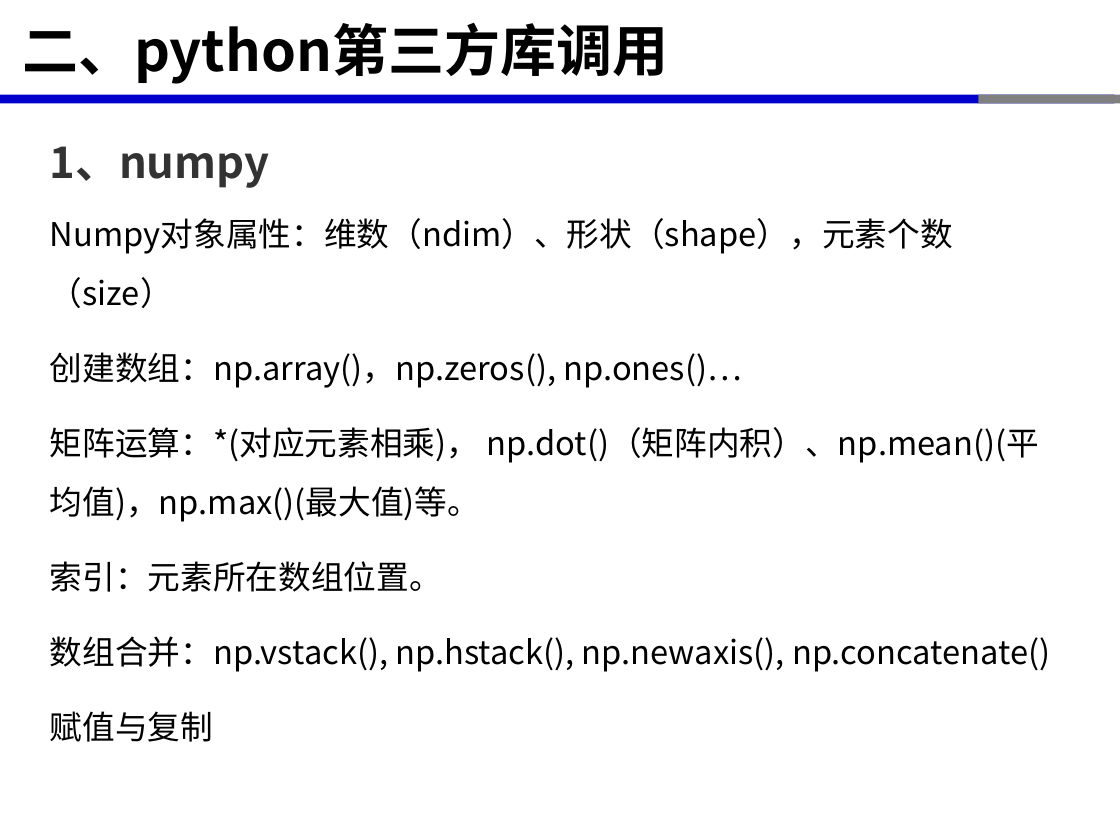
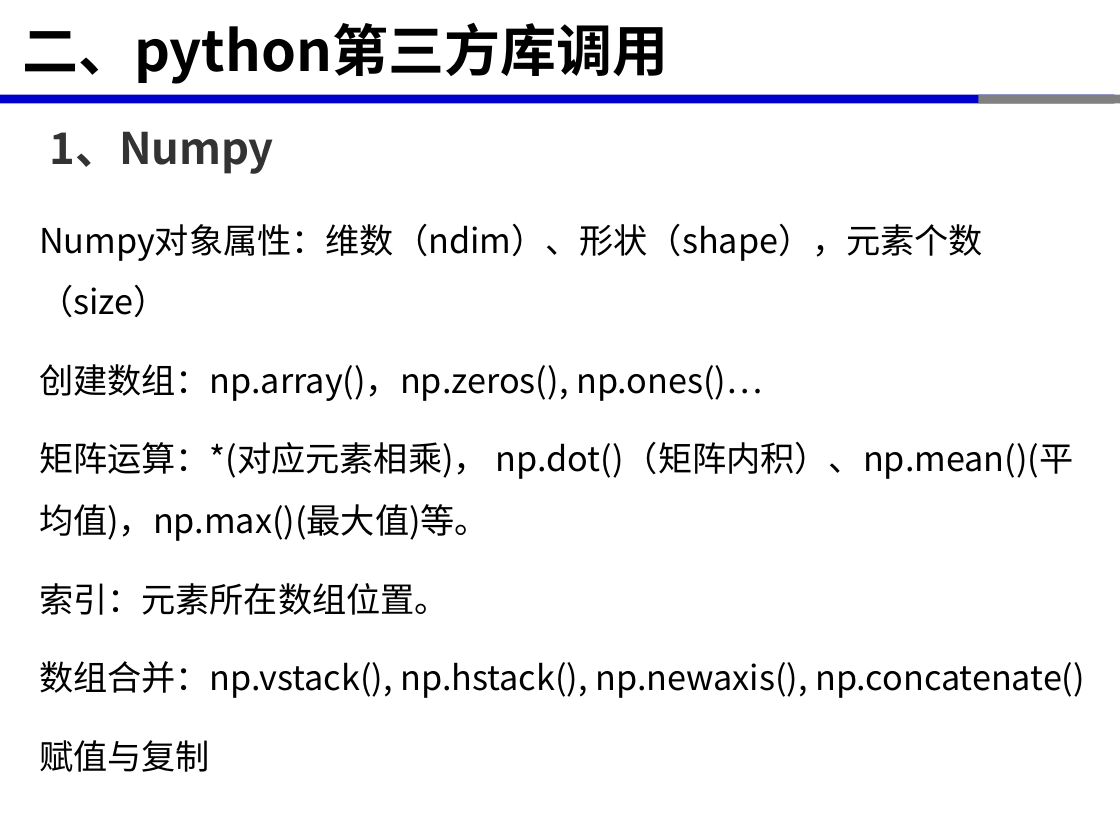
Before and after one commit to xinluo2018/spatial-data-processing, a slide deck: slide 8 of 第2章-Python程序设计基础/第3节-python库调用-2课时.pptx. Drawn at 1120x840 pixels with LibreOffice and Linux fonts; fonts in the diff are those of the drawing. Boxes give left, top, right and bottom in pixels: in the first picture for what was removed or moved away, otherwise in the second. Text is boxed around its words. In the diff, an @@ line names an element or a change of style, - is before the commit and + after.

```diff
--- a/第2章-Python程序设计基础/第3节-python库调用-2课时.pptx
+++ b/第2章-Python程序设计基础/第3节-python库调用-2课时.pptx
@@ text at [50,131,274,174]: text changed @@
-1、numpy
+1、Numpy
@@ text "Numpy对象属性：维数（ndim）、形状（shape），元素个数（size）": place and size @@
-text "Numpy对象属性：维数（ndim）、形状（shape），元素个数（size）" at [50,218,1050,672]
+text "Numpy对象属性：维数（ndim）、形状（shape），元素个数（size）" at [39,224,1085,698]
@@ text "Numpy对象属性：维数（ndim）、形状（shape），元素个数（size）" at [39,224,1085,698]: size 21 to 22 pt @@
```
Also in this commit, not shown: 10 other slides changed, 20 other files.
